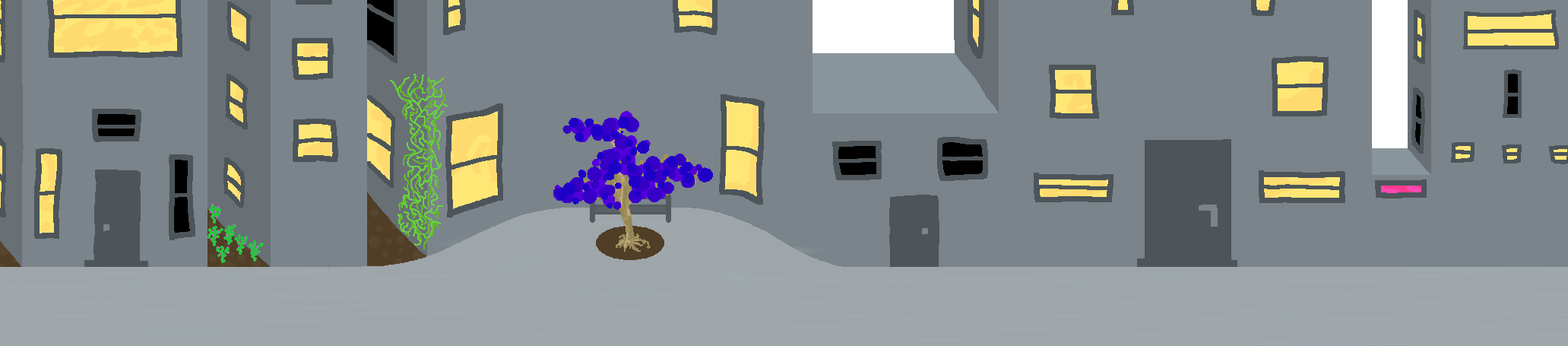
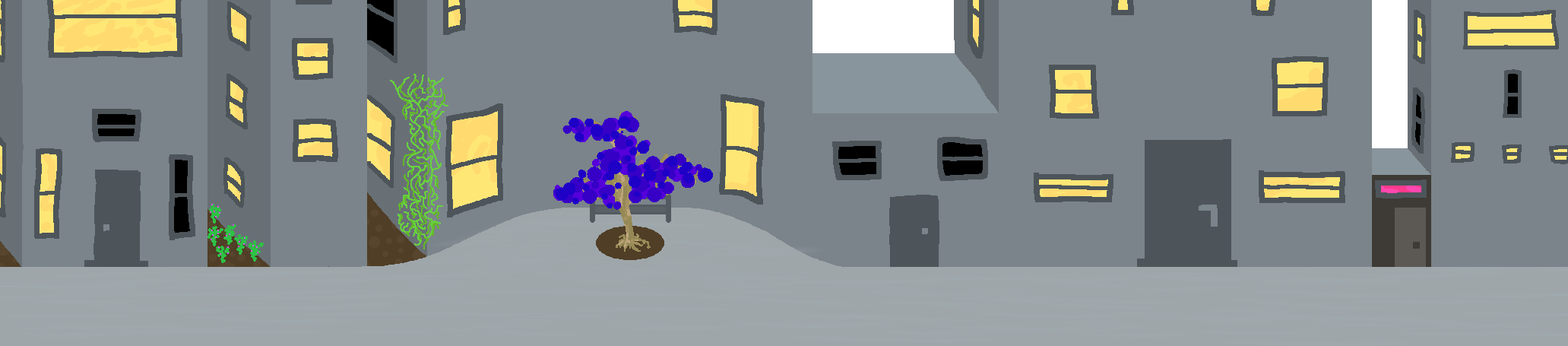
The second 1568 × 346 image is a revision of the first. Changes to its layers:
added layer "Layer 10" in group "houses" over (1371, 174, 1432, 267)
